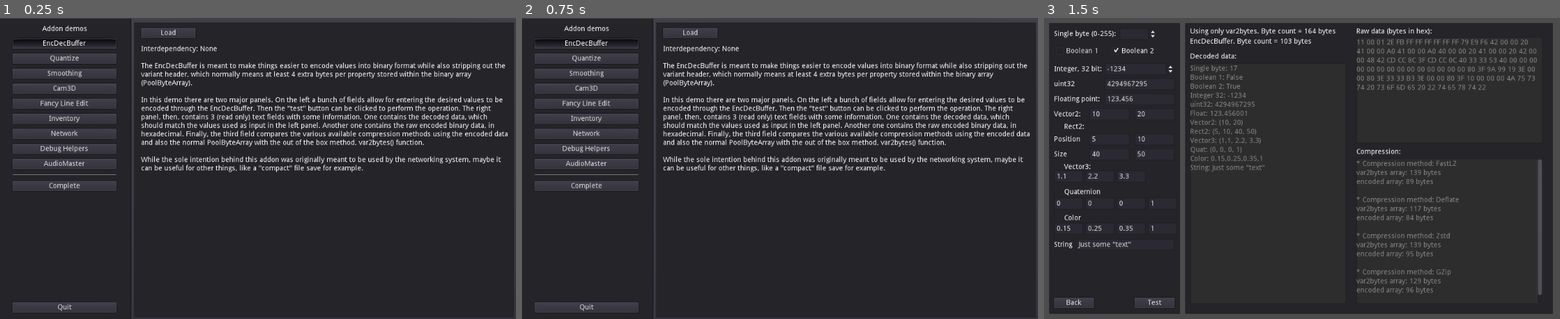
Above: before the commit, frames 1-3 (left to right).
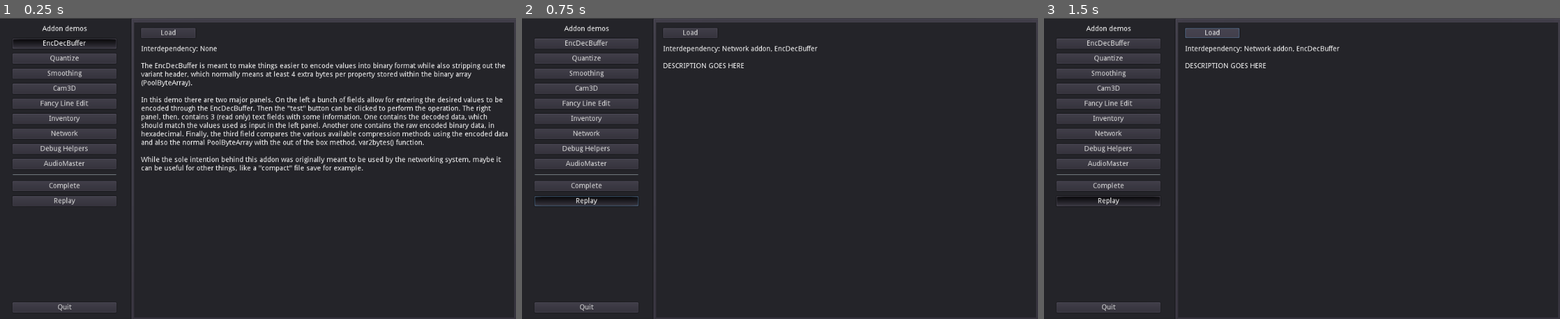
Above: after the commit, the same moments.

Repository: Kehom/GodotAddonPack
Game: Godot game, scene res://main.tscn
The game is run twice, just before and just after one commit, with the same random seed, the same clock (stepped at 60 frames per second) and the same inputs. The engine's default icon, where the game draws it, is replaced by a stand-in: a white triangle on a blue panel in a dark square.
Inputs (mouse positions are in pixels of both pictures, inside the frame that each line leads up to):
- Up to frame 1 (0.25 s): no input
- Up to frame 2 (0.75 s): click (583, 201) at 0.5 s, where only the run after the commit has a clickable "Replay"
- Up to frame 3 (1.5 s): click "Load" at 1.25 s

The runs differ from the first frame. In frame 1, 0.4% of the frame differs, in the area x 2-23%, y 59-63%; in frame 2, 6.6%; in frame 3, 17%, in the area x 0-100%, y 0-100%.

Commit message:
begin setting up replay demo

Diff:
--- /dev/null
+++ b/demos/replays/Replay Viewer.gd
@@ -0,0 +1,144 @@
+extends Control
+
+var is_playing: bool
+var tenseconds: int
+var last_snap: NetSnapshot
+var replay: Replay
+onready var c: RichTextLabel = $Panel/C
+onready var files: FileDialog = $FileDialog
+onready var replayinfo: Label = $"Replay Info"
+onready var replaychanger: Button = $newreplay
+onready var timeline: HScrollBar = $Timeline
+onready var playbackspeed: SpinBox = $HBoxContainer2/SpinBox
+onready var viewport: Viewport = $ViewportContainer/Viewport
+onready var timereadout: Label = $VBoxContainer/time
+onready var tickreadout: Label = $VBoxContainer/ticknum
+
+func _ready() -> void:
+	files.call_deferred("invalidate")
+	change_replay()
+
+func _physics_process(delta: float) -> void:
+	pass
+
+func _process(delta: float) -> void:
+	pass
+
+func _input(event: InputEvent) -> void:
+	pass
+
+#static func get_time_from_ticknum(ticknum: int, tickrate: int) -> String:
+#	return History.get_replay_length_from_tick_count(ticknum, tickrate)
+
+func tick_feed(value: int) -> void:
+	pass
+
+func simulate_up_to_current_snapshot(this_snap: NetSnapshot) -> void:
+	pass
+
+func change_replay() -> void:
+	files.show()
+	# setup subwindow size (godot 4 quack func)
+
+func clear_replay() -> void:
+	pass
+
+func read_replay() -> void:
+	pass
+
+func setup_timeline() -> void:
+	pass
+
+func on_timeline_ticked(value: String) -> void:
+	pass
+
+func set_replay_info() -> void:
+	pass
+#	replayinfo.set_text("tickrate: %s | SS tickrate: %s | size: %s | length %s\nmap: %s | mode: %s"%[replay.tickrate,
+#																				replay.snapshot_tickrate,
+#																				replay.history.size(),
+#																				get_time_from_ticknum(replay.history.size(),replay.tickrate),
+#																				Map.map_name_from_path(replay.map_file_path),
+#																				Gamemodes.get_gamemode_name(replay.gamemode)])
+
+func go_to_first_tick() -> void:
+	timeline.set_value(0)
+
+func go_back_1_tick() -> void:
+	move_by_amnt(-1)
+
+func pause_if_playing() -> void:
+	if is_playing:
+		pause()
+
+func move_by_amnt(amnt: int) -> void:
+	timeline.set_value(timeline.get_value() + amnt)
+
+func go_forward_1_tick() -> void:
+	move_by_amnt(1)
+#	timeline.set_value(timeline.get_value() + 1)
+
+func go_to_last_tick() -> void:
+	timeline.set_value(timeline.get_max())
+	pause_if_playing()
+
+func pause_unpause() -> void:
+	is_playing = !is_playing
+
+func play() -> void:
+	is_playing = true
+
+func pause() -> void:
+	is_playing = false
+
+func on_left_pressed() -> void:
+	go_back_1_tick()
+	pause_if_playing()
+
+func get_playback_speed() -> int:
+	return int(replay.tickrate * playbackspeed.get_value())
+
+func on_right_pressed() -> void:
+	go_forward_1_tick()
+	pause_if_playing()
+
+func change_playback_speed(value: float) -> void:
+	pass
+#	Quack.set_tickrate(replay.tickrate * value)
+
+func goto_main_menu() -> void:
+	pass
+#	Quack.change_scene("res://Interface/Menus/Main Menu.tscn")
+
+func go_forward() -> void:
+	move_by_amnt(tenseconds)
+
+func go_back() -> void:
+	move_by_amnt(-tenseconds)
+
+
+func clear_gameplay_if_loaded() -> void:
+	pass
+#	if map_is_loaded():
+#			Network.get_entities().clear()
+#			Network.clear_map()
+
+func map_is_loaded() -> bool:
+	pass
+	return Network.map != null
+
+func setup_map() -> void:
+	pass
+#	Network.map = load(replay.map_file_path).instantiate()
+#	viewport.add_child(Network.map)
+#	Network.setup_entity_groups()
+#	last_tick = []
+
+
+func on_tree_exiting() -> void:
+	pass
+#	clear_gameplay_if_loaded()
+
+func on_timeline_scrolled() -> void:
+	pass
+	pause_if_playing()
--- /dev/null
+++ b/demos/replays/Replay Viewer.tscn
@@ -0,0 +1,25 @@
+[gd_scene load_steps=2 format=2]
+
+[ext_resource path="res://demos/replays/Replay Viewer.gd" type="Script" id=1]
+
+[node name="Replay Viewer" type="Control"]
+anchor_right = 1.0
+anchor_bottom = 1.0
+script = ExtResource( 1 )
+
+[node name="Panel" type="Panel" parent="."]
+anchor_right = 1.0
+anchor_bottom = 1.0
+__meta__ = {
+"_editor_description_": ""
+}
+
+[node name="ViewportContainer" type="ViewportContainer" parent="Panel"]
+margin_left = 256.0
+margin_right = 1024.0
+margin_bottom = 450.0
+
+[node name="Viewport" type="Viewport" parent="Panel/ViewportContainer"]
+size = Vector2( 768, 450 )
+handle_input_locally = false
+render_target_update_mode = 3
--- a/main.gd
+++ b/main.gd
@@ -33,6 +33,7 @@
 	set_tab_button("bt_megademo", "megademo")
 	set_tab_button("bt_dbghelper", "dbghelper")
 	set_tab_button("bt_audiomaster", "audiomaster")
+	set_tab_button("bt_replaydemo","replaydemo")
 
 	# Connect the networking signals. Those are necessary in order to transition
 	# into the game scene only on success and give the chance to show a message
@@ -186,6 +187,10 @@
 func _on_bt_amasterload_pressed():
 	open_scene("res://demos/audiomaster/amaster.tscn")
 
+### Replay demo
+func _on_bt_replaydemo_pressed() -> void:
+	open_scene("res://demos/replaydemo/Replay Viewer.tscn")
+
 
 func _on_bt_quit_pressed() -> void:
 	get_tree().quit()
--- a/main.tscn
+++ b/main.tscn
@@ -10,9 +10,6 @@
 margin_top = 1.0
 margin_bottom = 1.0
 script = ExtResource( 1 )
-__meta__ = {
-"_edit_use_anchors_": false
-}
 
 [node name="mpnl" type="Panel" parent="."]
 anchor_right = 1.0
@@ -140,6 +137,14 @@
 group = ExtResource( 2 )
 text = "Complete"
 
+[node name="bt_replaydemo" type="Button" parent="mpnl/demo_list/pnl/vbox"]
+margin_top = 314.0
+margin_right = 206.0
+margin_bottom = 334.0
+toggle_mode = true
+group = ExtResource( 2 )
+text = "Replay"
+
 [node name="bt_quit" type="Button" parent="mpnl/demo_list/pnl"]
 anchor_top = 1.0
 anchor_bottom = 1.0
@@ -148,9 +153,6 @@
 margin_right = 231.0
 margin_bottom = -14.3674
 text = "Quit"
-__meta__ = {
-"_edit_use_anchors_": false
-}
 
 [node name="stabs" type="TabContainer" parent="mpnl"]
 anchor_right = 1.0
@@ -666,7 +668,42 @@
 "_edit_use_anchors_": false
 }
 
+[node name="replaydemo" type="Panel" parent="mpnl/stabs"]
+visible = false
+anchor_right = 1.0
+anchor_bottom = 1.0
+margin_left = 4.0
+margin_top = 8.0
+margin_right = -4.0
+margin_bottom = -4.0
+
+[node name="bt_replaydemo" type="Button" parent="mpnl/stabs/replaydemo"]
+margin_left = 14.0
+margin_top = 11.0
+margin_right = 122.0
+margin_bottom = 31.0
+text = "Load"
+__meta__ = {
+"_edit_use_anchors_": false
+}
+
+[node name="description" type="Label" parent="mpnl/stabs/replaydemo"]
+anchor_right = 1.0
+anchor_bottom = 1.0
+margin_left = 14.0
+margin_top = 46.0
+margin_right = -9.99994
+margin_bottom = -20.0
+text = "Interdependency: Network addon, EncDecBuffer
+
+DESCRIPTION GOES HERE"
+autowrap = true
+__meta__ = {
+"_edit_use_anchors_": false
+}
+
 [node name="audiomaster" type="Panel" parent="mpnl/stabs"]
+visible = false
 anchor_right = 1.0
 anchor_bottom = 1.0
 margin_left = 4.0
@@ -711,6 +748,7 @@
 __meta__ = {
 "_edit_use_anchors_": false
 }
+
 [connection signal="pressed" from="mpnl/demo_list/pnl/bt_quit" to="." method="_on_bt_quit_pressed"]
 [connection signal="pressed" from="mpnl/stabs/encdecbuffer/bt_encdecload" to="." method="_on_bt_encdecload_pressed"]
 [connection signal="pressed" from="mpnl/stabs/quantize/bt_utilsload" to="." method="_on_bt_utilsload_pressed"]
@@ -725,4 +763,5 @@
 [connection signal="pressed" from="mpnl/stabs/fancyle/bt_fleload" to="." method="_on_bt_fleload_pressed"]
 [connection signal="pressed" from="mpnl/stabs/dbghelper/bt_dbgload" to="." method="_on_bt_dbgload_pressed"]
 [connection signal="pressed" from="mpnl/stabs/inventory/bt_invdemoload" to="." method="_on_bt_invdemoload_pressed"]
+[connection signal="pressed" from="mpnl/stabs/replaydemo/bt_replaydemo" to="." method="_on_bt_replaydemo_pressed"]
 [connection signal="pressed" from="mpnl/stabs/audiomaster/bt_amasterload" to="." method="_on_bt_amasterload_pressed"]
